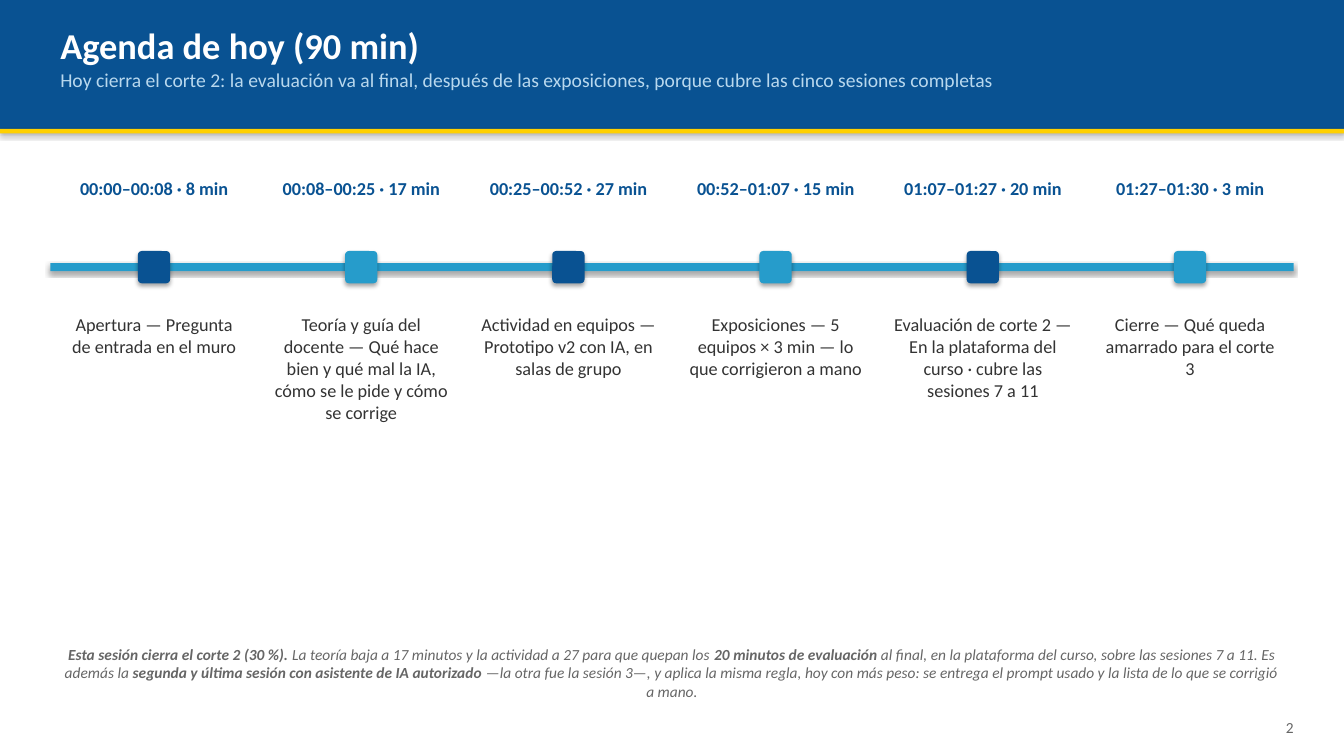
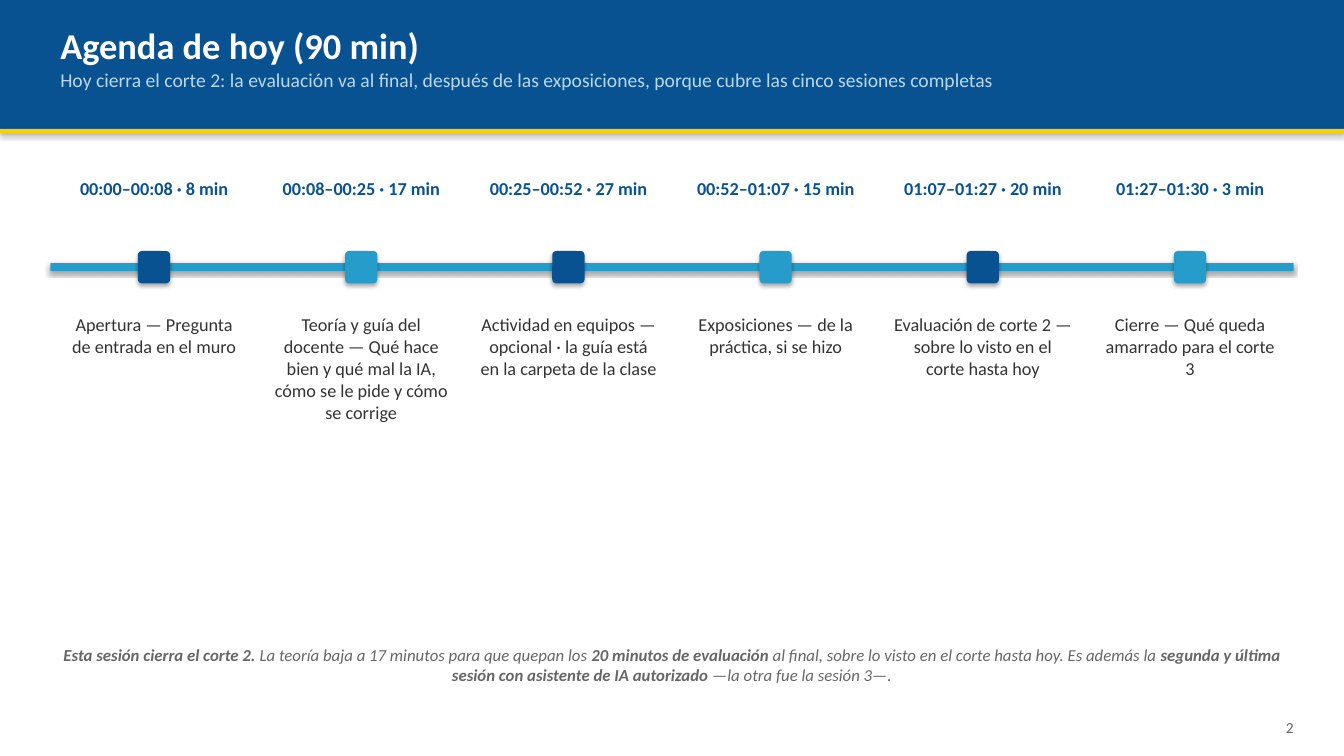
Before and after one commit to AndresDFX/UNIAJ, a slide deck: slide 2 of Introduccion a la Ingenieria/Clases/Clase 11 - Taller de prototipado inicial con IA/Presentacion.pptx. Drawn at 1344x756 pixels with LibreOffice and Linux fonts; fonts in the diff are those of the drawing. Boxes give left, top, right and bottom in pixels: in the first picture for what was removed or moved away, otherwise in the second. Text is boxed around its words. In the diff, an @@ line names an element or a change of style, - is before the commit and + after.

```diff
--- a/Introduccion a la Ingenieria/Clases/Clase 11 - Taller de prototipado inicial con IA/Presentacion.pptx
+++ b/Introduccion a la Ingenieria/Clases/Clase 11 - Taller de prototipado inicial con IA/Presentacion.pptx
@@ text at [481,318,657,378]: text changed @@
-Actividad en equipos — Prototipo v2 con IA, en salas de grupo
+Actividad en equipos — opcional · la guía está en la carpeta de la clase
@@ text at [698,318,853,356]: text changed @@
-Exposiciones — 5 equipos × 3 min — lo que corrigieron a mano
+Exposiciones — de la práctica, si se hizo
@@ text at [894,318,1052,378]: text changed @@
-Evaluación de corte 2 — En la plataforma del curso · cubre las sesiones 7 a 11
+Evaluación de corte 2 — sobre lo visto en el corte hasta hoy
@@ text at [63,649,1280,683]: text changed; size 11 to 12 pt @@
-Esta sesión cierra el corte 2 (30 %). La teoría baja a 17 minutos y la actividad a 27 para que quepan los 20 minutos de evaluación al final, en la plataforma del curso, sobre las sesiones 7 a 11. Es además la segunda y última sesión con asistente de IA autorizado —la otra fue la sesión 3—, y aplica la misma regla, hoy con más peso: se entrega el prompt usado y la lista de lo que se corrigió a mano.
+Esta sesión cierra el corte 2. La teoría baja a 17 minutos para que quepan los 20 minutos de evaluación al final, sobre lo visto en el corte hasta hoy. Es además la segunda y última sesión con asistente de IA autorizado —la otra fue la sesión 3—.
```
Also in this commit, not shown: 1 other slide changed, 1 slide removed, 12 other files.
